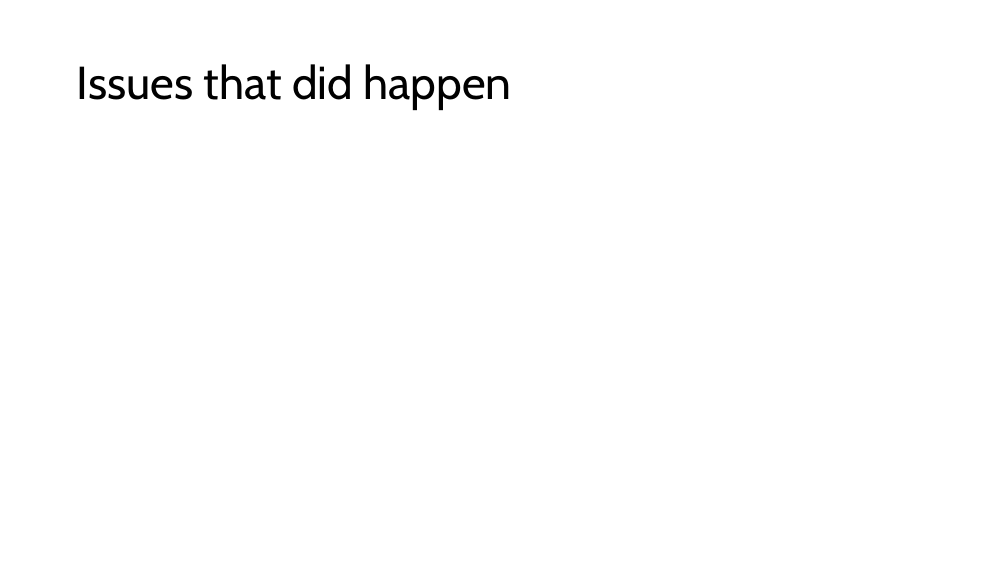
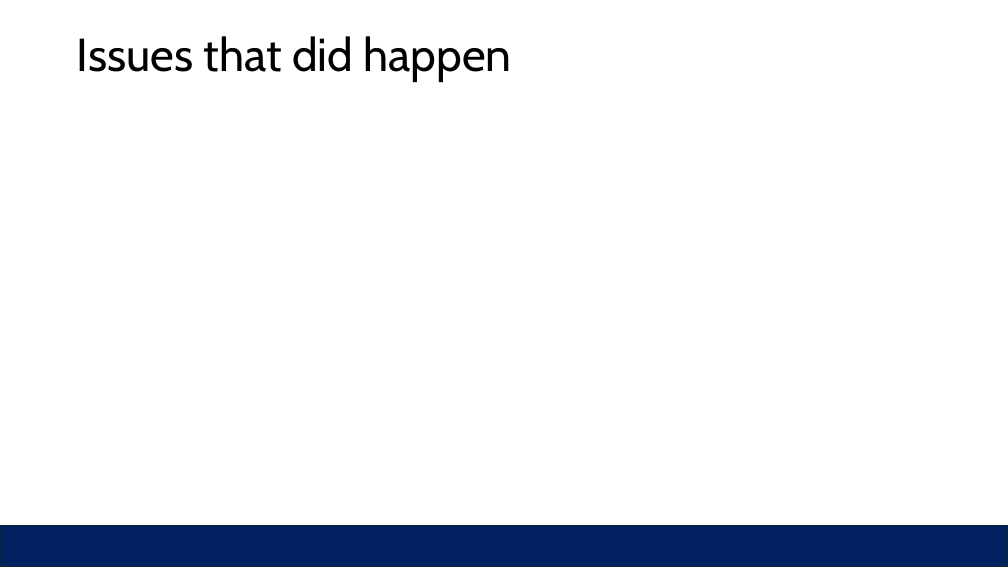
Before and after one commit to sheffy1926/Embedded_Lab_Reports, a slide deck: slide 8 of Y2K.pptx. Drawn at 1008x567 pixels with LibreOffice and Linux fonts; fonts in the diff are those of the drawing. Boxes give left, top, right and bottom in pixels: in the first picture for what was removed or moved away, otherwise in the second. Text is boxed around its words. In the diff, an @@ line names an element or a change of style, - is before the commit and + after.

```diff
--- a/Y2K.pptx
+++ b/Y2K.pptx
@@ title "Issues that did happen": place and size @@
-title "Issues that did happen" at (77, 64, 512, 110)
+title "Issues that did happen" at (77, 36, 512, 81)
@@ rectangle added at (0, 526, 1008, 567), fill #002060, outline #092A39 1.5 pt @@
```
Also in this commit, not shown: 4 other slides changed, 7 slides added, 5 slides removed, 8 other files.
